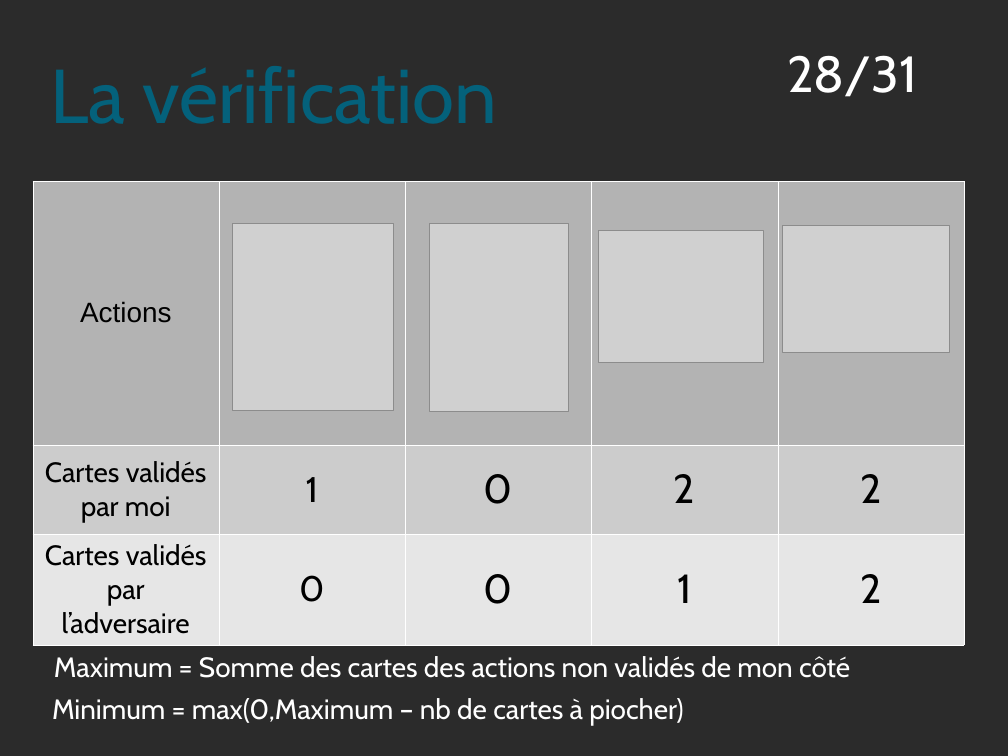
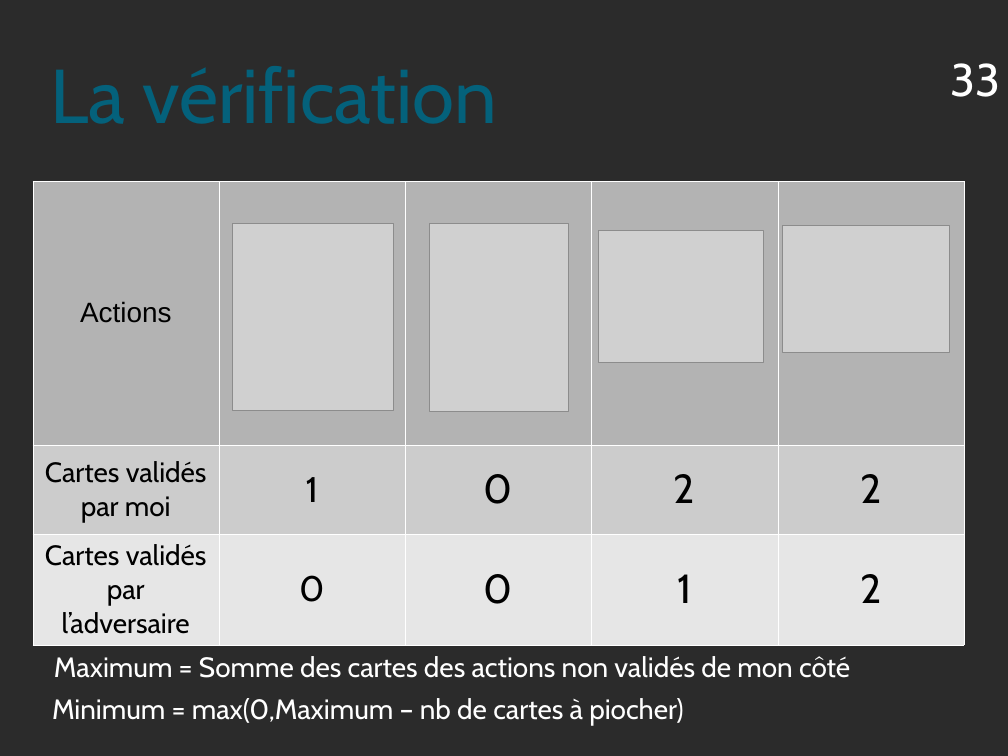
Before and after one commit to Triw-12/hanamikoji_solve, a slide deck: slide 33 of diaporama/Règles.odp (slide 28 before the commit). Drawn at 1008x756 pixels with LibreOffice and Linux fonts; fonts in the diff are those of the drawing; grey boxes stand for pictures; background and template pictures are left out; a plain dark background stands for a picture behind light text. Boxes give left, top, right and bottom in pixels: in the first picture for what was removed or moved away, otherwise in the second. Text is boxed around its words. In the diff, an @@ line names an element or a change of style, - is before the commit and + after.

```diff
--- a/diaporama/Règles.odp
+++ b/diaporama/Règles.odp
@@ page number removed at [787,55,917,97] @@
-28/31
@@ page number added at [951,63,1001,97], 36 pt, text #FFFFFF @@
+33
```
Also in this commit, not shown: 17 other slides changed, 18 slides added, 12 slides removed, 11 other files.
